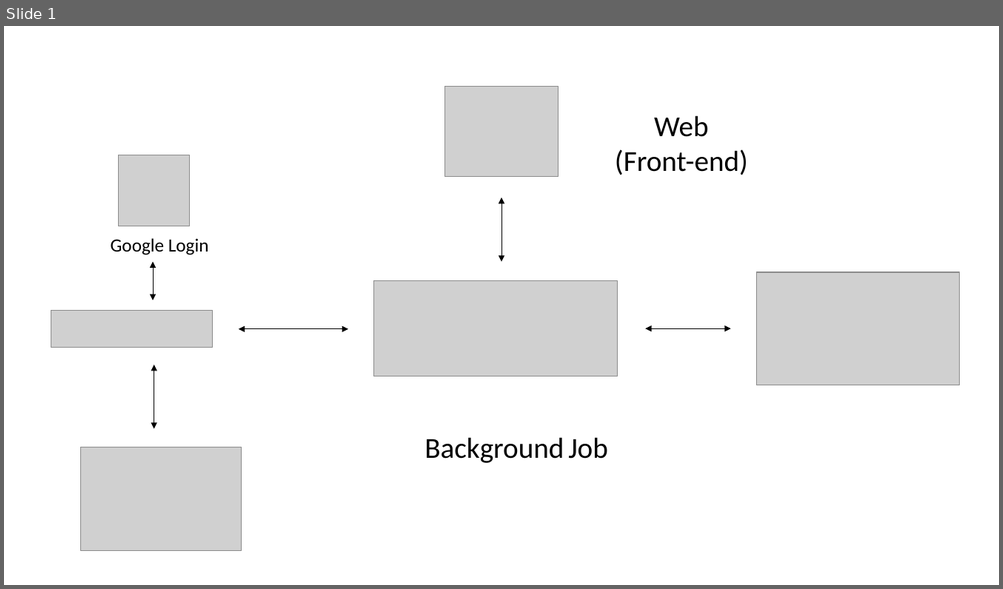
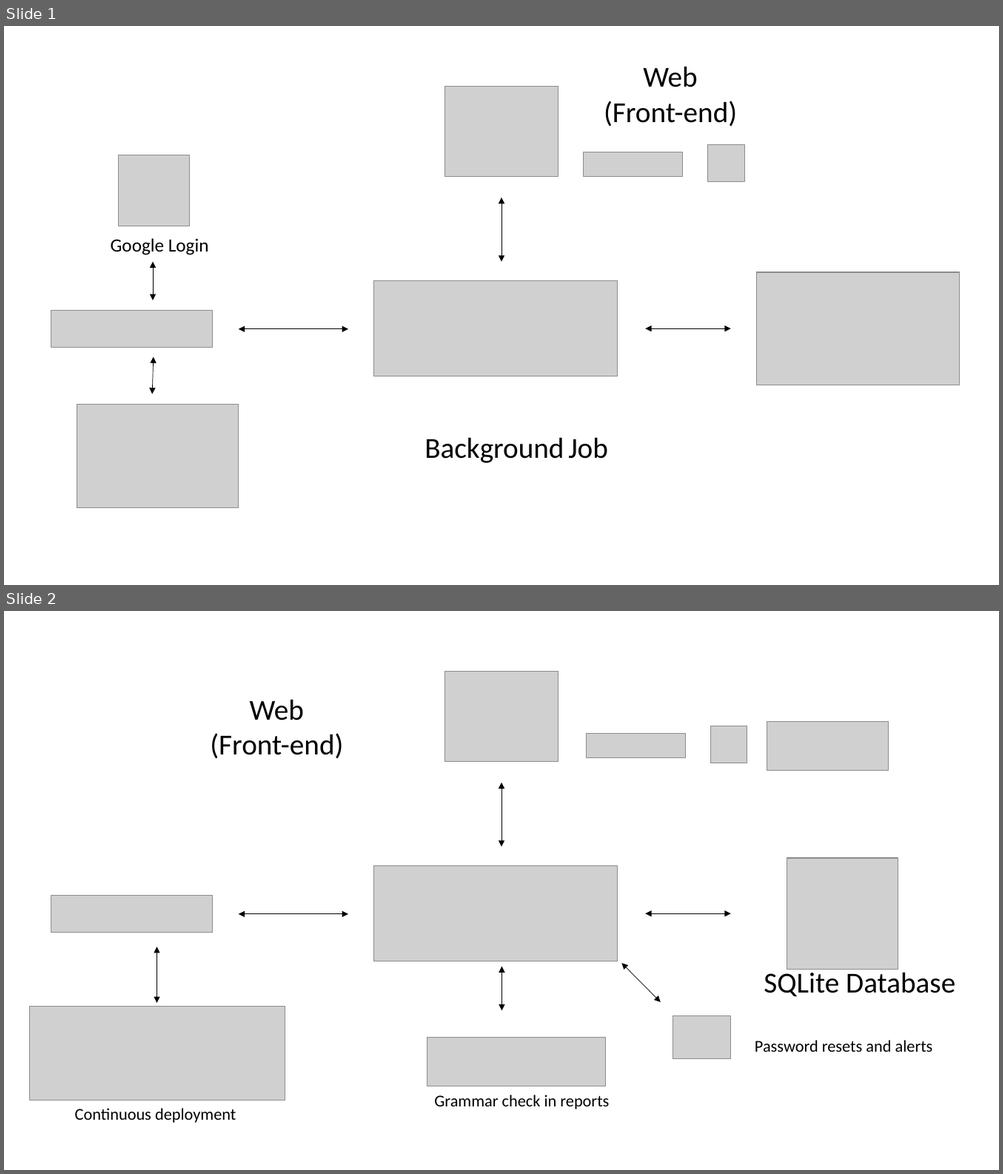
Before and after one commit to saipraveenkondapalli/portfolio, a slide deck: Presentation1.pptx. Shown one above the other, each under a label of ours: slide 1 before the commit, slides 1 and 2 after it. The pictures are 1003x589 and 1003x1174 pixels, drawn with LibreOffice and Linux fonts; fonts in the diff are those of the drawing; grey boxes stand for pictures. Boxes give left, top, right and bottom in pixels: in the first picture for what was removed or moved away, otherwise in the second. Text is boxed around its words. In the diff, an @@ line names an element or a change of style, - is before the commit and + after.

```diff
--- a/Presentation1.pptx
+++ b/Presentation1.pptx
@@ slide 2 added at (x1=4, y1=611, x2=999, y2=1170), background #FFFFFF @@
@@ picture added at (x1=445, y1=672, x2=558, y2=762) @@
@@ text added at (x1=210, y1=699, x2=343, y2=759), 28 pt, text #000000 @@
+Web
+(Front-end)
@@ picture added at (x1=586, y1=733, x2=686, y2=758) @@
@@ picture added at (x1=711, y1=726, x2=747, y2=763) @@
@@ picture added at (x1=767, y1=722, x2=888, y2=771) @@
@@ double arrow added from (502, 783) to (502, 847), #000000 0.5 pt @@
@@ picture added at (x1=374, y1=866, x2=617, y2=962) @@
@@ picture added at (x1=787, y1=858, x2=898, y2=969) @@
@@ picture added at (x1=51, y1=895, x2=212, y2=932) @@
@@ double arrow added from (348, 914) to (239, 914), #000000 0.5 pt @@
@@ double arrow added from (731, 914) to (645, 914), #000000 0.5 pt @@
@@ double arrow added from (157, 947) to (157, 1003), #000000 0.5 pt @@
@@ double arrow added from (622, 963) to (660, 1002), #000000 0.5 pt @@
@@ double arrow added from (502, 967) to (502, 1011), #000000 0.5 pt @@
@@ text added at (x1=763, y1=968, x2=955, y2=997), 28 pt, text #000000 @@
+SQLite Database
@@ picture added at (x1=29, y1=1007, x2=284, y2=1101) @@
@@ picture added at (x1=672, y1=1016, x2=731, y2=1059) @@
@@ picture added at (x1=427, y1=1038, x2=606, y2=1087) @@
@@ text added at (x1=754, y1=1040, x2=933, y2=1052), 16 pt, text #000000 @@
+Password resets and alerts
@@ text added at (x1=434, y1=1095, x2=609, y2=1110), 16 pt, text #000000 @@
+Grammar check in reports
@@ text added at (x1=75, y1=1108, x2=236, y2=1123), 16 pt, text #000000 @@
+Continuous deployment
@@ slide 1 changed as well @@
@@ text "Web" moved from (x1=614, y1=116, x2=748, y2=175) to (x1=603, y1=66, x2=737, y2=126) @@
@@ picture added at (x1=583, y1=152, x2=683, y2=177) @@
@@ picture added at (x1=708, y1=144, x2=744, y2=181) @@
@@ double arrow moved from (154, 365) - (154, 429) to (153, 358) - (153, 395) @@
@@ picture moved from (x1=80, y1=448, x2=242, y2=551) to (x1=77, y1=404, x2=239, y2=507) @@
```
Also in this commit, not shown: 3 other files.
